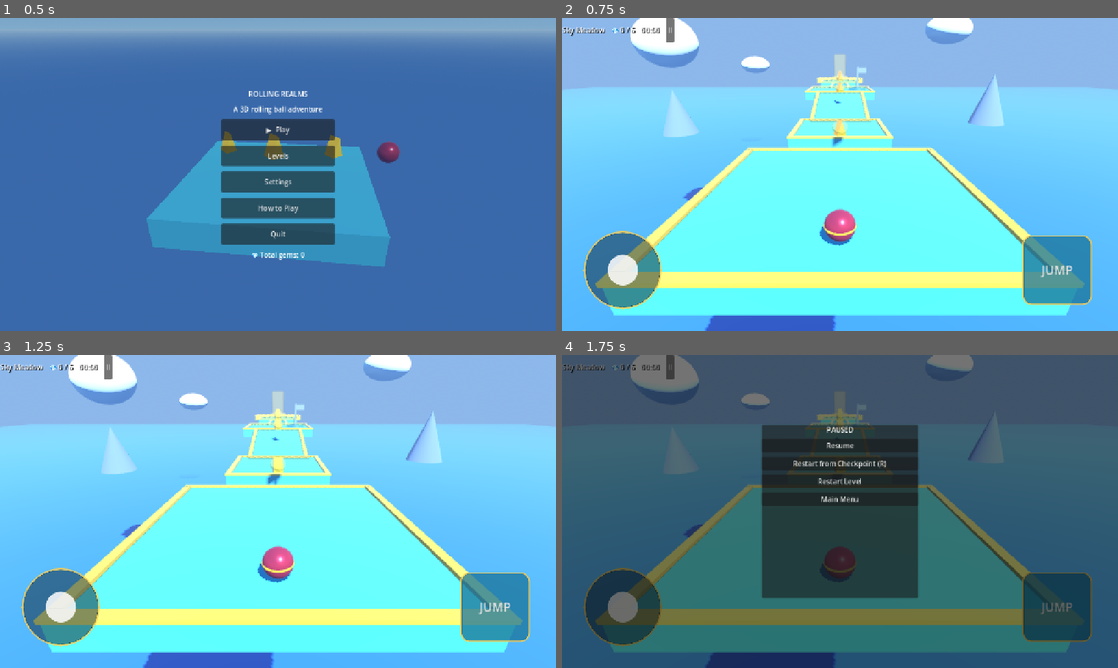
Above: before the commit, frames 1-4 (two rows, left to right).
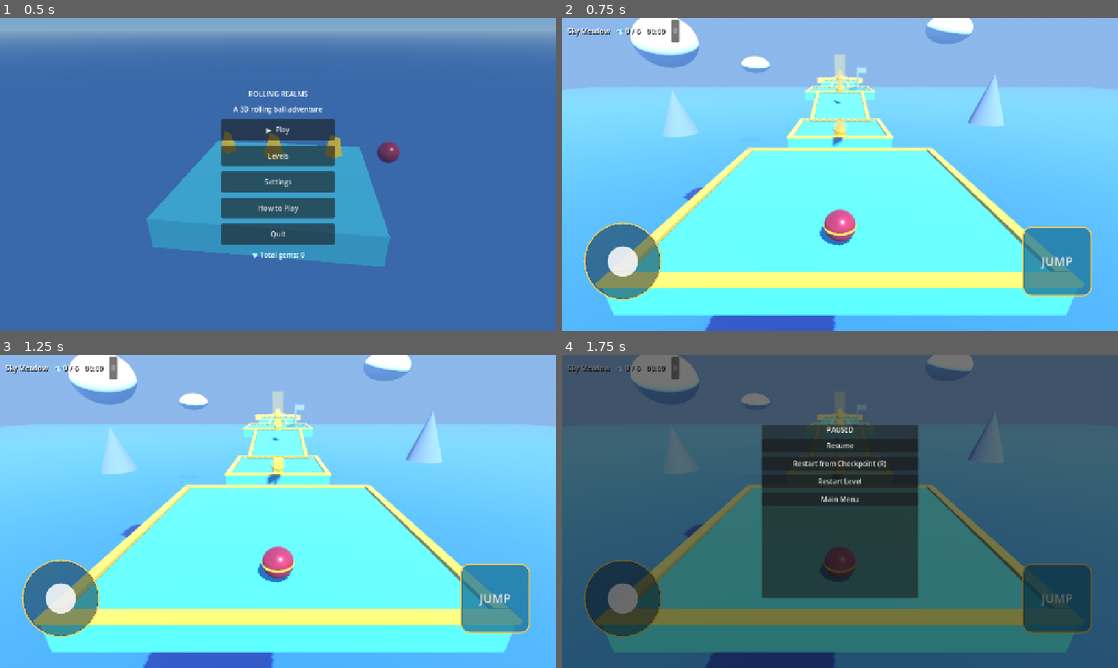
Above: after the commit, the same moments.

Repository: Prayush-Shrestha/3D-Ball
Game: Godot game, scene res://scenes/menus/main_menu.tscn
The game is run twice, just before and just after one commit, with the same random seed, the same clock (stepped at 60 frames per second) and the same inputs.
Inputs:
- Up to frame 1 (0.5 s): no input
- Up to frame 2 (0.75 s): click "▶ Play" at 0.5 s
- Up to frame 3 (1.25 s): no input
- Up to frame 4 (1.75 s): click "II" at 1.25 s

Frame 1 is identical in both runs. In frame 2, 2.9% of the frame differs, in the area x 0-96%, y 0-94%; in frame 3, 2.9%; in frame 4, 2.6%.

Commit message:
fiexd the bug and laging peoblrm

Diff:
--- a/project.godot
+++ b/project.godot
@@ -30,10 +30,12 @@
 window/stretch/mode="canvas_items"
 window/stretch/aspect="expand"
 window/handheld/orientation=4
+window/energy_saving/keep_screen_on=true
 
 [input_devices]
 
 pointing/emulate_touch_from_mouse=true
+pointing/emulate_mouse_from_touch=true
 
 [physics]
 
@@ -47,4 +49,5 @@
 lights_and_shadows/directional_shadow/size=2048
 lights_and_shadows/directional_shadow/size.mobile=1024
 anti_aliasing/quality/msaa_3d=2
+anti_aliasing/quality/msaa_3d.mobile=0
 environment/defaults/default_clear_color=Color(0.35, 0.65, 0.95, 1)
--- a/scenes/ui/gameplay_hud.tscn
+++ b/scenes/ui/gameplay_hud.tscn
@@ -89,9 +89,9 @@
 anchor_top = 1.0
 anchor_bottom = 1.0
 offset_left = 40.0
-offset_top = -240.0
+offset_top = -260.0
 offset_right = 240.0
-offset_bottom = -40.0
+offset_bottom = -60.0
 script = ExtResource("2_joy")
 
 [node name="Base" type="Panel" parent="TouchControls/Joystick"]
@@ -104,6 +104,7 @@
 offset_top = -90.0
 offset_right = 90.0
 offset_bottom = 90.0
+mouse_filter = 2
 theme_override_styles/panel = SubResource("JoyBase")
 
 [node name="Knob" type="Panel" parent="TouchControls/Joystick/Base"]
@@ -116,6 +117,7 @@
 offset_top = -35.0
 offset_right = 35.0
 offset_bottom = 35.0
+mouse_filter = 2
 theme_override_styles/panel = SubResource("JoyKnob")
 
 [node name="JumpButton" type="Button" parent="TouchControls"]
@@ -125,9 +127,9 @@
 anchor_right = 1.0
 anchor_bottom = 1.0
 offset_left = -220.0
-offset_top = -220.0
+offset_top = -240.0
 offset_right = -60.0
-offset_bottom = -60.0
+offset_bottom = -80.0
 theme_override_styles/normal = SubResource("JoyButton")
 theme_override_styles/hover = SubResource("JoyButton")
 theme_override_styles/pressed = SubResource("JoyButton")
--- a/scenes/ui/mobile_controls.tscn
+++ b/scenes/ui/mobile_controls.tscn
@@ -32,9 +32,9 @@
 anchor_top = 1.0
 anchor_bottom = 1.0
 offset_left = 40.0
-offset_top = -240.0
+offset_top = -260.0
 offset_right = 240.0
-offset_bottom = -40.0
+offset_bottom = -60.0
 script = ExtResource("1_joy")
 
 [node name="Base" type="Panel" parent="Joystick"]
@@ -47,6 +47,7 @@
 offset_top = -90.0
 offset_right = 90.0
 offset_bottom = 90.0
+mouse_filter = 2
 theme_override_styles/panel = SubResource("JoyBase")
 
 [node name="Knob" type="Panel" parent="Joystick/Base"]
@@ -59,6 +60,7 @@
 offset_top = -35.0
 offset_right = 35.0
 offset_bottom = 35.0
+mouse_filter = 2
 theme_override_styles/panel = SubResource("JoyKnob")
 
 [node name="JumpButton" type="Button" parent="."]
@@ -68,8 +70,8 @@
 anchor_right = 1.0
 anchor_bottom = 1.0
 offset_left = -220.0
-offset_top = -220.0
+offset_top = -240.0
 offset_right = -60.0
-offset_bottom = -60.0
+offset_bottom = -80.0
 text = "JUMP"
 ]
--- a/scripts/player/ball_controller.gd
+++ b/scripts/player/ball_controller.gd
@@ -17,7 +17,9 @@
 @export var max_fall_speed := 30.0
 @export var ball_radius := 0.5
 
-var input_vector := Vector2.ZERO   # set by keyboard OR virtual joystick
+var input_vector := Vector2.ZERO   # final merged input (keyboard/stick/test)
+var joy_input := Vector2.ZERO     # written by VirtualJoystick on phones
+var _joy_active := false          # true while stick holds a direction
 var jump_held := false
 var external_jump_request := false # set by touch jump button
 var frozen := false                # true while paused / level complete
@@ -42,6 +44,12 @@
 	floor_block_on_wall = true
 	_audio = get_node_or_null("/root/AudioManager")
 	landed.connect(_on_landed)
+	# Low-end phones: fewer CPU particles = less lag/heat. Desktop keeps full FX.
+	if OS.has_feature("mobile") or OS.has_feature("android") or OS.get_name() == "Android":
+		if trail != null:
+			trail.amount = mini(trail.amount, 12)
+		if dust != null:
+			dust.amount = mini(dust.amount, 8)
 
 
 func _physics_process(delta: float) -> void:
@@ -119,11 +127,22 @@
 
 
 func _read_keyboard() -> void:
-	# Keyboard merges with joystick: joystick writes input_vector every frame,
-	# keyboard adds on top so both can coexist.
+	# Merge sources with priority: keyboard > joystick > external (tests).
+	# Old code let a stuck stick fight the keyboard; new code arbitrates so
+	# phones (stick) and PC (keys) coexist and a released stick always stops.
 	var kb := Input.get_vector("move_left", "move_right", "move_forward", "move_back")
 	if kb.length() > 0.05:
 		input_vector = kb
+		# Remember stick state so releasing keys falls back to stick, not zero.
+		_joy_active = joy_input.length() > 0.05
+	elif joy_input.length() > 0.05:
+		input_vector = joy_input
+		_joy_active = true
+	elif _joy_active:
+		# Stick was driving and is now released: stop for sure.
+		input_vector = Vector2.ZERO
+		_joy_active = false
+	# else: leave input_vector untouched (set by tests / joystick legacy path).
 
 
 func _wish_direction() -> Vector3:
@@ -167,6 +186,11 @@
 	_coyote = 0.0
 	_buffer = 0.0
 	was_on_floor = false
+	# Don't let a held stick auto-run after respawn; wait for fresh input.
+	joy_input = Vector2.ZERO
+	_joy_active = false
+	input_vector = Vector2.ZERO
+	external_jump_request = false
 	if is_instance_valid(cam_pivot) and cam_pivot.has_method("snap_to_target"):
 		cam_pivot.snap_to_target()
 
@@ -175,3 +199,7 @@
 	frozen = value
 	if frozen:
 		velocity = Vector3.ZERO
+		joy_input = Vector2.ZERO
+		_joy_active = false
+		input_vector = Vector2.ZERO
+		external_jump_request = false
--- a/scripts/player/follow_camera.gd
+++ b/scripts/player/follow_camera.gd
@@ -10,7 +10,8 @@
 
 var yaw := 0.0
 var pitch := -0.38
-var _dragging := false
+var _rmb_dragging := false
+var _cam_touch := -1
 var _last_touch := Vector2.ZERO
 
 @onready var arm: SpringArm3D = $SpringArm3D
@@ -27,21 +28,31 @@
 		yaw -= event.relative.x * sens
 		pitch = clampf(pitch - event.relative.y * sens, min_pitch, max_pitch)
 	elif event is InputEventMouseButton and event.button_index == MOUSE_BUTTON_RIGHT:
-		_dragging = event.pressed
-	elif event is InputEventMouseMotion and _dragging:
+		_rmb_dragging = event.pressed
+	elif event is InputEventMouseMotion and _rmb_dragging:
 		var sens2 := 0.004 * _sensitivity()
 		yaw -= event.relative.x * sens2
 		pitch = clampf(pitch - event.relative.y * sens2, min_pitch, max_pitch)
 	elif event is InputEventScreenTouch:
-		_dragging = event.pressed
-		_last_touch = event.position
-	elif event is InputEventScreenDrag and _dragging:
-		# Only orbit with drags starting on the right half (joystick is left).
-		if _last_touch.x > get_viewport().get_visible_rect().size.x * 0.4:
+		# Multi-touch safe: only the first finger that starts on the right
+		# side becomes the camera finger. Left-side joystick touches are
+		# ignored so the two thumbs never fight. Old code used a single
+		# _dragging flag for ALL fingers, so releasing the joystick also
+		# killed camera rotation and vice versa.
+		var w := get_viewport().get_visible_rect().size.x
+		if event.pressed:
+			if _cam_touch == -1 and event.position.x > w * 0.4:
+				_cam_touch = event.index
+				_last_touch = event.position
+		else:
+			if event.index == _cam_touch:
+				_cam_touch = -1
+	elif event is InputEventScreenDrag:
+		if event.index == _cam_touch:
 			var sens3 := 0.006 * _sensitivity()
 			yaw -= event.relative.x * sens3
 			pitch = clampf(pitch - event.relative.y * sens3, min_pitch, max_pitch)
-		_last_touch = event.position
+			_last_touch = event.position
 
 
 func _process(delta: float) -> void:
--- a/scripts/ui/gameplay_hud.gd
+++ b/scripts/ui/gameplay_hud.gd
@@ -8,6 +8,7 @@
 @onready var gem_label: Label = $TopBar/GemLabel
 @onready var time_label: Label = $TopBar/TimeLabel
 @onready var pause_button: Button = $TopBar/PauseButton
+@onready var top_bar: HBoxContainer = $TopBar
 @onready var message_label: Label = $MessageLabel
 @onready var touch_layer: Control = $TouchControls
 @onready var joystick = $TouchControls/Joystick
@@ -18,6 +19,12 @@
 
 var _msg_tween: Tween = null
 var _flash_tween: Tween = null
+var _last_sec := -1
+var _base_joy_top := 0.0
+var _base_joy_bottom := 0.0
+var _base_jump_top := 0.0
+var _base_jump_bottom := 0.0
+var _safe_init := false
 
 
 func _ready() -> void:
@@ -25,7 +32,10 @@
 	if pause_button != null:
 		pause_button.pressed.connect(_on_pause_pressed)
 	if jump_button != null:
-		jump_button.pressed.connect(_on_jump_pressed)
+		# button_down = instant jump on touch. Old code used `pressed`
+		# (fires on release) so jumps felt laggy on phones.
+		if not jump_button.button_down.is_connected(_on_jump_pressed):
+			jump_button.button_down.connect(_on_jump_pressed)
 	if pause_overlay != null:
 		pause_overlay.visible = false
 		_wire_pause_buttons()
@@ -34,6 +44,17 @@
 		_wire_complete_buttons()
 	UISound.hookup(self, [jump_button])
 	_update_touch_visibility()
+	_apply_safe_area()
+	get_viewport().size_changed.connect(_on_viewport_resized)
+
+
+func _notification(what: int) -> void:
+	if what == NOTIFICATION_WM_WINDOW_FOCUS_IN:
+		_update_touch_visibility()
+
+
+func _on_viewport_resized() -> void:
+	_apply_safe_area()
 
 
 func bind_level(lv: Node) -> void:
@@ -48,10 +69,17 @@
 
 
 func set_time(sec: float) -> void:
-	if time_label != null:
-		var m := int(sec) / 60
-		var s := int(sec) % 60
-		time_label.text = "%02d:%02d" % [m, s]
+	if time_label == null:
+		return
+	# Called every frame by the level: only rebuild the string when the
+	# displayed second changes (saves GC churn / lag on low-end phones).
+	var s := int(sec)
+	if s == _last_sec:
+		return
+	_last_sec = s
+	var m := s / 60
+	var r := s % 60
+	time_label.text = "%02d:%02d" % [m, r]
 
 
 func flash_message(text: String) -> void:
@@ -111,10 +139,16 @@
 	return "%02d:%02d.%02d" % [m, s, c]
 
 
+func update_touch_visibility() -> void:
+	_update_touch_visibility()
+
+
 func _update_touch_visibility() -> void:
 	if touch_layer == null:
 		return
-	var show := DisplayServer.is_touchscreen_available() or OS.has_feature("mobile") or OS.has_feature("web_android") or OS.has_feature("web_ios")
+	var show := DisplayServer.is_touchscreen_available() or OS.has_feature("mobile") or OS.has_feature("android") or OS.has_feature("ios") or OS.has_feature("web_android") or OS.has_feature("web_ios")
+	if OS.get_name() == "Android" or OS.get_name() == "iOS":
+		show = true
 	if has_node("/root/SaveManager"):
 		var pref: int = get_node("/root/SaveManager").show_touch_controls
 		if pref == 1:
@@ -122,6 +156,42 @@
 		elif pref == 2:
 			show = false
 	touch_layer.visible = show
+
+
+func _apply_safe_area() -> void:
+	# Keep controls clear of notches / gesture bars on edge-to-edge phones.
+	# Base tscn margins already leave room; this adds the OS-reported inset.
+	if touch_layer == null:
+		return
+	var top_px := 0.0
+	var bottom_px := 0.0
+	if OS.get_name() == "Android" or OS.get_name() == "iOS" or OS.has_feature("mobile"):
+		var safe := DisplayServer.get_display_safe_area()
+		var win := DisplayServer.window_get_size()
+		if win.y > 0 and safe.size.y > 0:
+			top_px = float(maxi(0, safe.position.y))
+			bottom_px = float(maxi(0, win.y - (safe.position.y + safe.size.y)))
+	var canvas_h := get_viewport().get_visible_rect().size.y
+	var win_h := float(maxi(1, DisplayServer.window_get_size().y))
+	var scale := canvas_h / win_h
+	# Clamp: never shift more than ~40 canvas px, never negative.
+	var extra_top := clampf(top_px * scale, 0.0, 40.0)
+	var extra_bottom := clampf(bottom_px * scale, 0.0, 40.0)
+	if top_bar != null:
+		top_bar.offset_top = extra_top + 4.0
+		top_bar.offset_left = 12.0
+		top_bar.offset_right = -12.0
+	if is_instance_valid(joystick) and jump_button != null:
+		if not _safe_init:
+			_base_joy_top = joystick.offset_top
+			_base_joy_bottom = joystick.offset_bottom
+			_base_jump_top = jump_button.offset_top
+			_base_jump_bottom = jump_button.offset_bottom
+			_safe_init = true
+		joystick.offset_top = _base_joy_top - extra_bottom
+		joystick.offset_bottom = _base_joy_bottom - extra_bottom
+		jump_button.offset_top = _base_jump_top - extra_bottom
+		jump_button.offset_bottom = _base_jump_bottom - extra_bottom
 
 
 func _on_pause_pressed() -> void:
--- a/scripts/ui/virtual_joystick.gd
+++ b/scripts/ui/virtual_joystick.gd
@@ -1,12 +1,23 @@
 extends Control
-## VirtualJoystick - left-thumb movement stick. Writes directly into the
-## ball's input_vector so keyboard and touch can coexist.
+## VirtualJoystick - left-thumb movement stick. Writes into the ball's
+## joy_input (falls back to input_vector) so keyboard and touch coexist.
+##
+## PHONE FIXES:
+## - Old version used only _gui_input. The Base/Knob Panels (mouse_filter=STOP)
+##   ate the touch, so taps on the visible circle never reached the Joystick
+##   and the stick felt dead on phones. This version uses _input with a global
+##   rect test, so Base/Knob can never block it (tscn also sets them IGNORE).
+## - Old version stopped when the finger slid outside the 200x200 box, leaving
+##   the stick stuck. This version keeps tracking the active finger anywhere
+##   on screen until release.
 
 @export var radius := 90.0
 @export var dead_zone := 0.15
+@export var touch_slop := 24.0 # extra grab area for fat fingers (px, canvas)
 
 var value := Vector2.ZERO
 var _touch_id := -1
+var _mouse_held := false
 var _center := Vector2.ZERO
 
 @onready var base: Control = $Base
@@ -14,50 +25,98 @@
 
 
 func _ready() -> void:
-	# Center of the base circle in local coordinates.
+	# Center of the base circle in Base-local coordinates.
 	await get_tree().process_frame
-	_center = base.size * 0.5
+	if is_instance_valid(base):
+		_center = base.size * 0.5
+	_reset_knob()
+
+
+func _notification(what: int) -> void:
+	if what == NOTIFICATION_RESIZED:
+		if is_instance_valid(base):
+			_center = base.size * 0.5
+			_reset_knob()
 
 
 func _gui_input(event: InputEvent) -> void:
-	if event is InputEventScreenTouch:
-		if event.pressed and _touch_id == -1:
-			_touch_id = event.index
+	# Keep mouse support for desktop testing. Touch is handled in _input
+	# so Panel children can never eat it.
+	if event is InputEventMouseButton and event.button_index == MOUSE_BUTTON_LEFT:
+		if event.pressed:
+			_mouse_held = true
 			_update_stick(event.position)
-		elif not event.pressed and event.index == _touch_id:
+		else:
+			_mouse_held = false
+			_release()
+		accept_event()
+	elif event is InputEventMouseMotion and _mouse_held and _touch_id == -1:
+		_update_stick(event.position)
+		accept_event()
+
+
+func _input(event: InputEvent) -> void:
+	if not is_visible_in_tree():
+		return
+	# Ignore touches while paused / level complete (ball frozen anyway).
+	if get_tree().paused:
+		if event is InputEventScreenTouch and not event.pressed and event.index == _touch_id:
 			_touch_id = -1
 			_release()
-	elif event is InputEventScreenDrag and event.index == _touch_id:
-		_update_stick(event.position)
-	elif event is InputEventMouseButton and event.button_index == MOUSE_BUTTON_LEFT:
+		return
+	if event is InputEventScreenTouch:
 		if event.pressed:
-			_touch_id = -2
-			_update_stick(event.position)
+			if _touch_id == -1 and _touches_stick(event.position):
+				_touch_id = event.index
+				_update_stick(_to_local(event.position))
+				get_viewport().set_input_as_handled()
 		else:
-			_touch_id = -1
-			_release()
-	elif event is InputEventMouseMotion and _touch_id == -2 and Input.is_mouse_button_pressed(MOUSE_BUTTON_LEFT):
-		_update_stick(event.position)
+			if event.index == _touch_id:
+				_touch_id = -1
+				_release()
+				get_viewport().set_input_as_handled()
+	elif event is InputEventScreenDrag:
+		if event.index == _touch_id:
+			_update_stick(_to_local(event.position))
+			get_viewport().set_input_as_handled()
+
+
+func _touches_stick(global_pos: Vector2) -> bool:
+	var r := get_global_rect().grow(touch_slop)
+	return r.has_point(global_pos)
+
+
+func _to_local(global_pos: Vector2) -> Vector2:
+	return get_global_transform_with_canvas().affine_inverse() * global_pos
 
 
 func _update_stick(local_pos: Vector2) -> void:
+	if not is_instance_valid(base):
+		return
 	_center = base.size * 0.5
-	var offset := local_pos - base.position - _center
+	# Base center in Joystick-local coords = base.position + base.size/2.
+	var base_center_local: Vector2 = base.position + base.size * 0.5
+	var offset := local_pos - base_center_local
 	if offset.length() > radius:
 		offset = offset.normalized() * radius
 	value = offset / radius
 	if value.length() < dead_zone:
 		value = Vector2.ZERO
-	if knob != null:
+	if is_instance_valid(knob):
 		knob.position = _center + offset - knob.size * 0.5
 	_push_to_player()
 
 
 func _release() -> void:
 	value = Vector2.ZERO
-	if knob != null and base != null:
+	_reset_knob()
+	_push_to_player()
+
+
+func _reset_knob() -> void:
+	if is_instance_valid(knob) and is_instance_valid(base):
+		_center = base.size * 0.5
 		knob.position = _center - knob.size * 0.5
-	_push_to_player()
 
 
 func _push_to_player() -> void:
@@ -66,9 +125,18 @@
 		return
 	var p = players[0]
 	# Joystick Y: up on screen = forward (-Z world) = negative y input.
-	if "input_vector" in p:
-		# Only override when joystick is active; keyboard merges in controller.
+	# Prefer joy_input (merged in ball_controller); fall back to input_vector
+	# for scenes/tests without the new variable.
+	if "joy_input" in p:
+		p.set("joy_input", value)
+		# Keep input_vector in sync for any legacy readers, but let the
+		# ball controller do the keyboard-vs-stick arbitration.
+		if "input_vector" in p and value.length() < 0.01:
+			# Only clear if the ball isn't currently driven by keyboard.
+			# The controller clears stale stick values via _joy_active.
+			pass
+	elif "input_vector" in p:
 		if value.length() > 0.01:
-			p.input_vector = value
+			p.set("input_vector", value)
 		else:
-			p.input_vector = Vector2.ZERO
+			p.set("input_vector", Vector2.ZERO)
